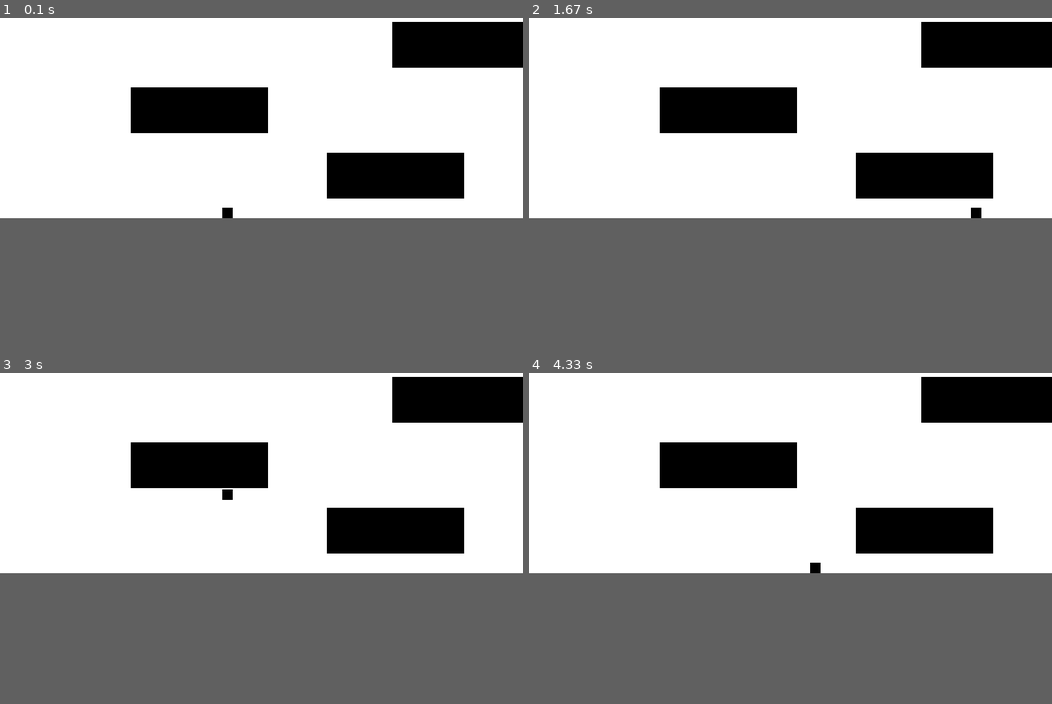
Above: before the commit, frames 1-4 (two rows, left to right).
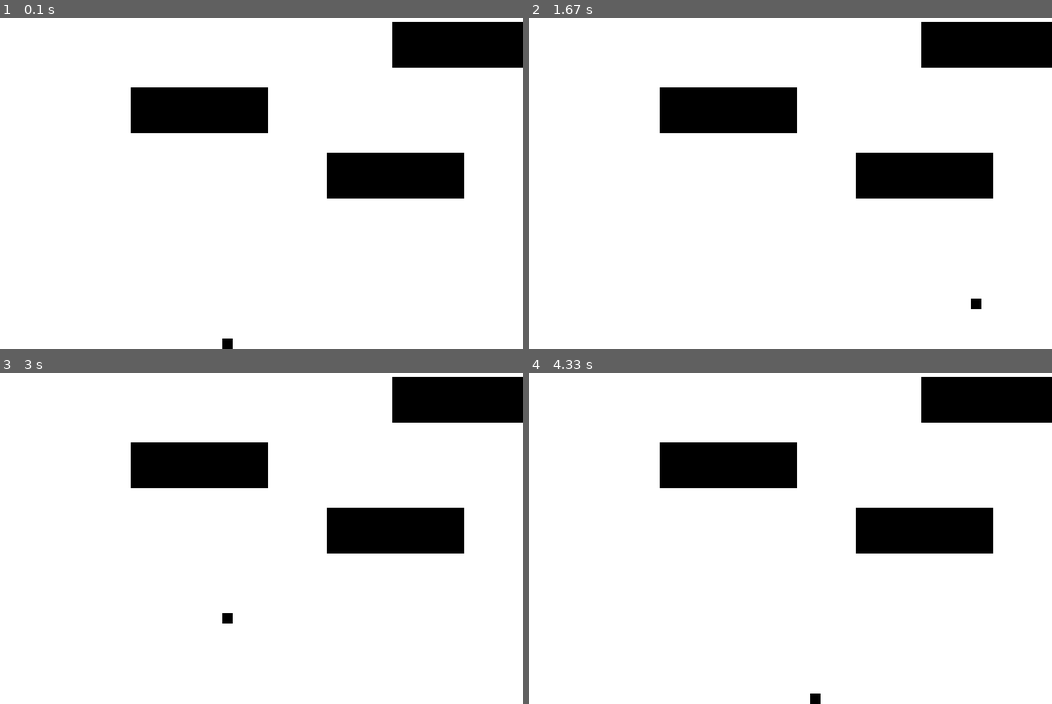
Above: after the commit, the same moments.

Repository: SamFincham/PyGame-Tests
Game: pygame game, started from main.py
Same seed, same stepped clock (60 frames per second), same inputs: the game is played once before the commit and once after it.
Inputs:
- Up to frame 1 (0.1 s): no input
- Up to frame 2 (1.67 s): hold Right 0.33-0.8 s; hold Up 0.83-1.13 s; hold Right 1.17-1.63 s
- Up to frame 3 (3 s): hold Left 1.67-2.2 s; hold Left 2.23-2.63 s; hold Up from 2.67 s (still down)
- Up to frame 4 (4.33 s): release Up at 3.03 s; hold Right 3.07-3.7 s; hold Left 3.73-4.2 s; hold Right from 4.23 s (still down)
In our replay, the window is 800x600 before the commit and 800x800 after it. These sizes can differ from the game's own. Grey fills any space a smaller window leaves; there, only what the larger window draws over its background counts as a difference.

The runs differ from the first frame. In frame 1, 0.1% of the frame differs, in the area x 42-45%, y 57-100%; in frame 2, 0.1%; in frame 3, 0.1%; in frame 4, 0.1%.

Commit message:
Update main.py

Diff:
--- a/main.py
+++ b/main.py
@@ -14,18 +14,6 @@
 		'col': [[0,0,0],[80,80,80],[160,160,160],[255,255,255]]
 	}
 }
-
-# Colors
-BLACK = (0, 0, 0)
-WHITE = (255, 255, 255)
-GREEN = (0, 255, 0)
-RED = (255, 0, 0)
-BLUE = (0, 0, 255)
-
-# Screen dimensions
-SCREEN_WIDTH = 800
-SCREEN_HEIGHT = 600
-
 
 class Player(pygame.sprite.Sprite):
     """ This class represents the bar at the bottom that the player
@@ -96,9 +84,9 @@
             self.change_y += 0.35
 
         # See if we are on the ground.
-        if self.rect.y >= SCREEN_HEIGHT - self.rect.height and self.change_y >= 0:
+        if self.rect.y >= s['g']['scrn_d'][1] - self.rect.height and self.change_y >= 0:
             self.change_y = 0
-            self.rect.y = SCREEN_HEIGHT - self.rect.height
+            self.rect.y = s['g']['scrn_d'][1] - self.rect.height
 
     def jump(self):
         """ Called when user hits 'jump' button. """
@@ -205,8 +193,7 @@
     pygame.init()
 
     # Set the height and width of the screen
-    size = [SCREEN_WIDTH, SCREEN_HEIGHT]
-    screen = pygame.display.set_mode(size)
+    screen = pygame.display.set_mode(s['g']['scrn_d'])
 
     pygame.display.set_caption("Platformer Jumper")
 
@@ -225,7 +212,7 @@
     player.level = current_level
 
     player.rect.x = 340
-    player.rect.y = SCREEN_HEIGHT - player.rect.height
+    player.rect.y = s['g']['scrn_d'][1] - player.rect.height
     active_sprite_list.add(player)
 
     # Loop until the user clicks the close button.
@@ -261,8 +248,8 @@
         current_level.update()
 
         # If the player gets near the right side, shift the world left (-x)
-        if player.rect.right > SCREEN_WIDTH:
-            player.rect.right = SCREEN_WIDTH
+        if player.rect.right > s['g']['scrn_d'][0]:
+            player.rect.right = s['g']['scrn_d'][0]
 
         # If the player gets near the left side, shift the world right (+x)
         if player.rect.left < 0:
